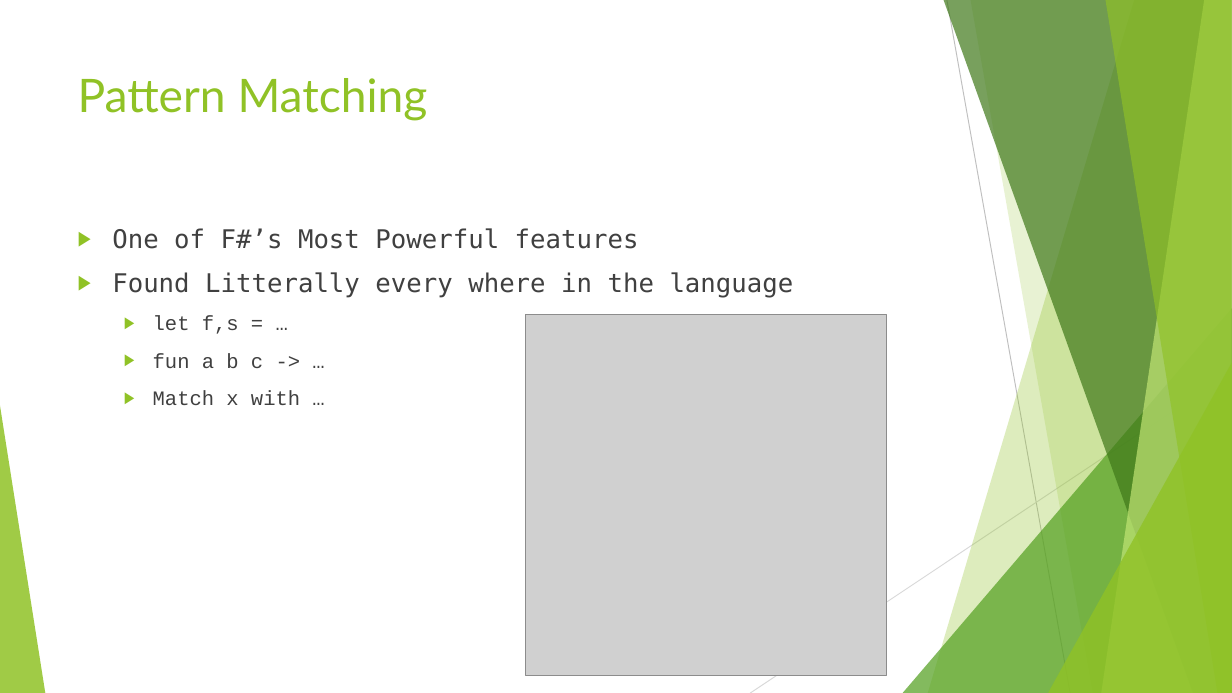
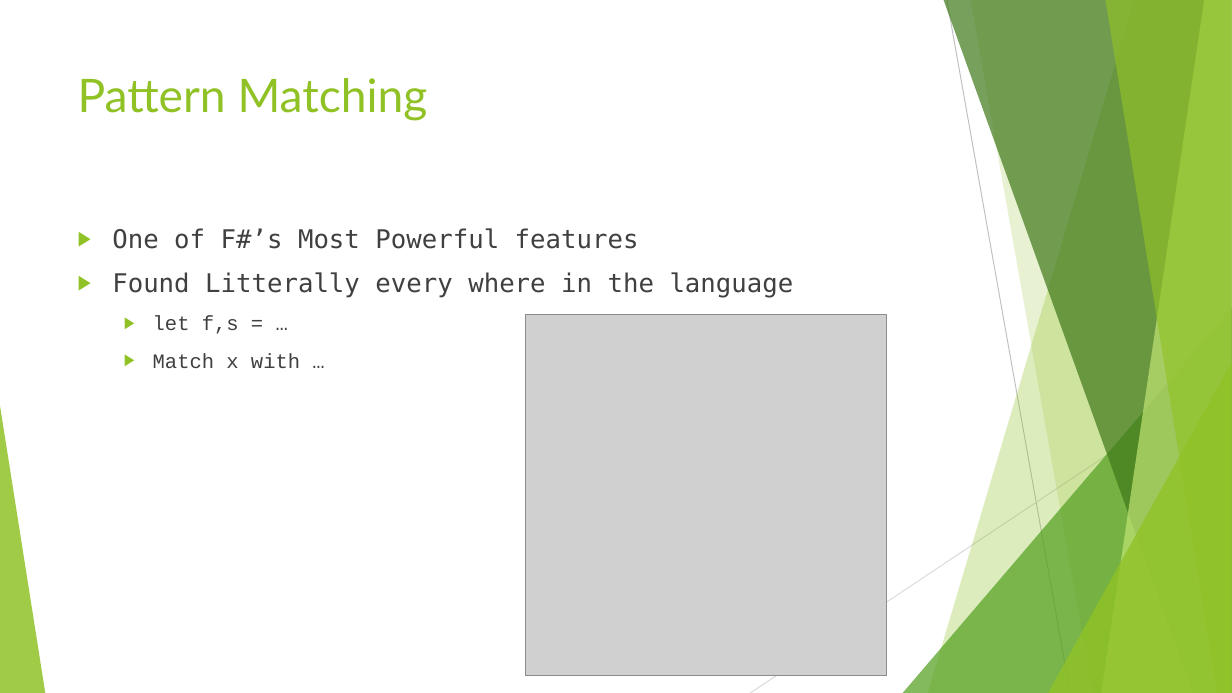
Before and after one commit to danielepo/F-Bootcamp, a slide deck: slide 48 of Presentation/Functional Programming with FSharp.pptx. Drawn at 1232x693 pixels with LibreOffice and Linux fonts; fonts in the diff are those of the drawing; grey boxes stand for pictures. Boxes give left, top, right and bottom in pixels: in the first picture for what was removed or moved away, otherwise in the second. Text is boxed around its words. In the diff, an @@ line names an element or a change of style, - is before the commit and + after.

```diff
--- a/Presentation/Functional Programming with FSharp.pptx
+++ b/Presentation/Functional Programming with FSharp.pptx
@@ text at (153, 353, 263, 368): paragraph removed @@
-  ▶ fun a b c -> …
```
Also in this commit, not shown: 1 other slide changed, 24 other files.
